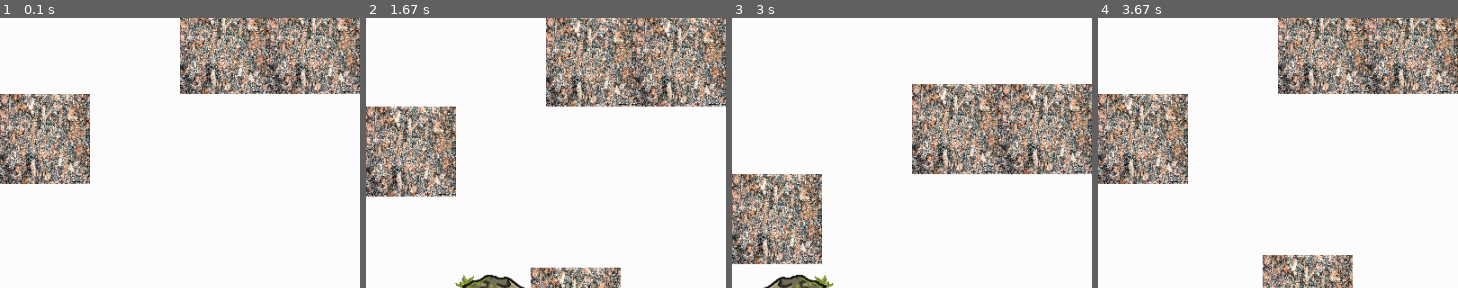
Above: before the commit, frames 1-4 (left to right).
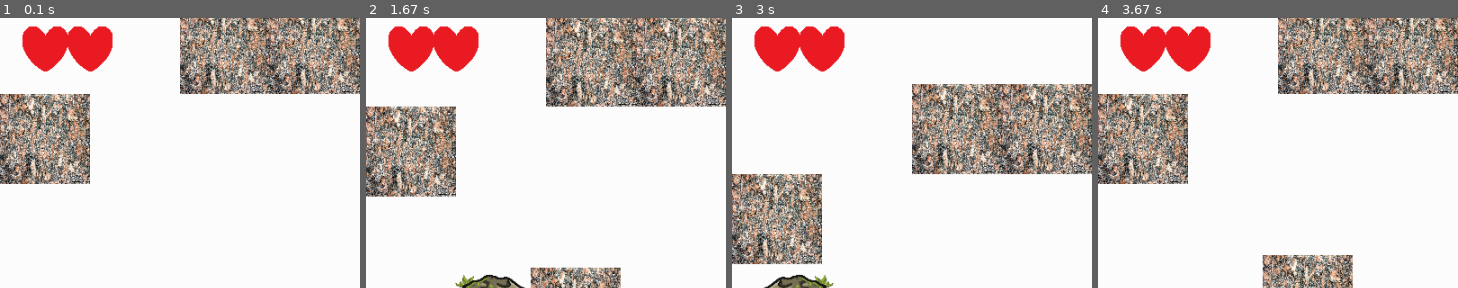
Above: after the commit, the same moments.

Repository: qwatro2/yandex_pygame_project
Game: pygame game, started from main.py
The game is run twice, just before and just after one commit, with the same random seed, the same clock (stepped at 60 frames per second) and the same inputs.
Inputs (mouse positions are % of the whole screen's width and height, from its top left):
- Up to frame 1 (0.1 s): no input
- Up to frame 2 (1.67 s): hold Right 0.33-0.8 s; hold Up 0.83-1.13 s; click (50, 56) at 1.22 s; right-click (60, 72) at 1.55 s
- Up to frame 3 (3 s): click (19, 35) at 1.88 s; hold Left from 2.67 s (still down)
- Up to frame 4 (3.67 s): release Left at 3.2 s; hold Left 3.23-3.63 s
The pictures show only the part of the screen within x 0-50%, y 3-53%; the shares and areas given below are measured in that part.

The runs differ from the first frame. In frame 1, 3.3% of the frame differs, in the area x 6-32%, y 2-20%; in frame 2, 3.3%; in frame 3, 3.3%; in frame 4, 3.3%.

Commit message:
Замерджил и добавил анимацию получения урона

Diff:
--- a/classes.py
+++ b/classes.py
@@ -346,6 +346,9 @@
     def get_direction(self):
         return self.direction
 
+    def get_healthpoints(self):
+        return self.healthpoints
+
     def take_damage(self):
         if not self.immortality:
             self.healthpoints -= 1
--- a/main.py
+++ b/main.py
@@ -24,6 +24,7 @@
     new_blocks_group = pygame.sprite.Group()
     die_blocks_group = pygame.sprite.Group()
     monsters_group = pygame.sprite.Group()
+    hearth_image = first_state_funcs.load_image('hearth.png', constants.TILE_WIDTH // 2, constants.TILE_HEIGHT // 2)
     left, right, up = [False] * 3
 
     # TODO: изменить заголовок и иконку игры
@@ -148,8 +149,13 @@
         camera.update(player)
         for sprite in all_sprites:
             screen.blit(sprite.image, camera.apply(sprite))
+
+        for i in range(player.get_healthpoints()):
+            screen.blit(hearth_image, (i * hearth_image.get_rect().w + constants.TILE_WIDTH // 4,
+                                       constants.TILE_HEIGHT // 4,
+                                       hearth_image.get_rect().w, hearth_image.get_rect().h))
+
         pygame.display.update()
-
         clock.tick(constants.FPS)
         pygame.display.flip()
 
Binary file added: data/sprites/hearth.png
